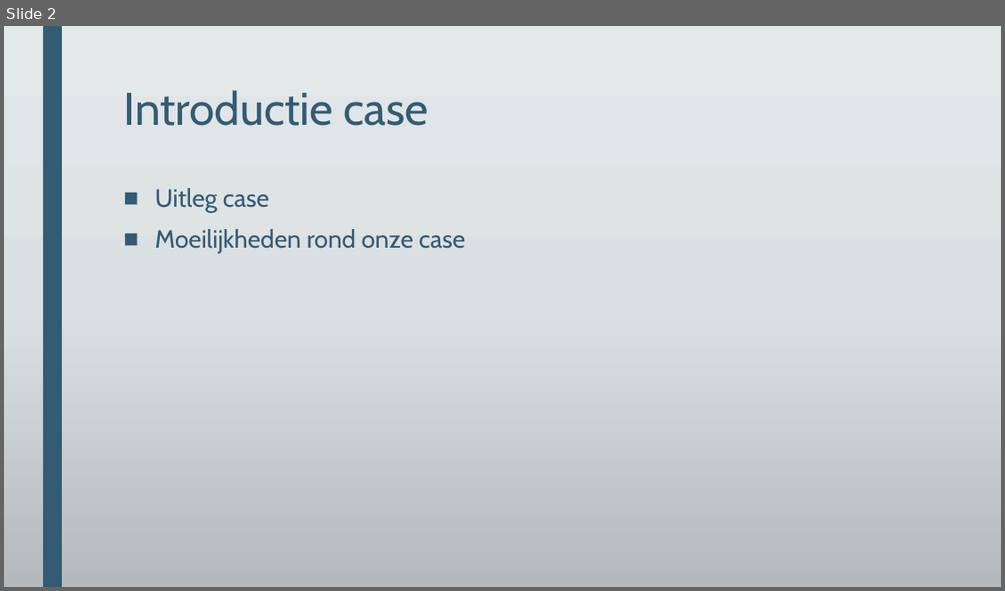
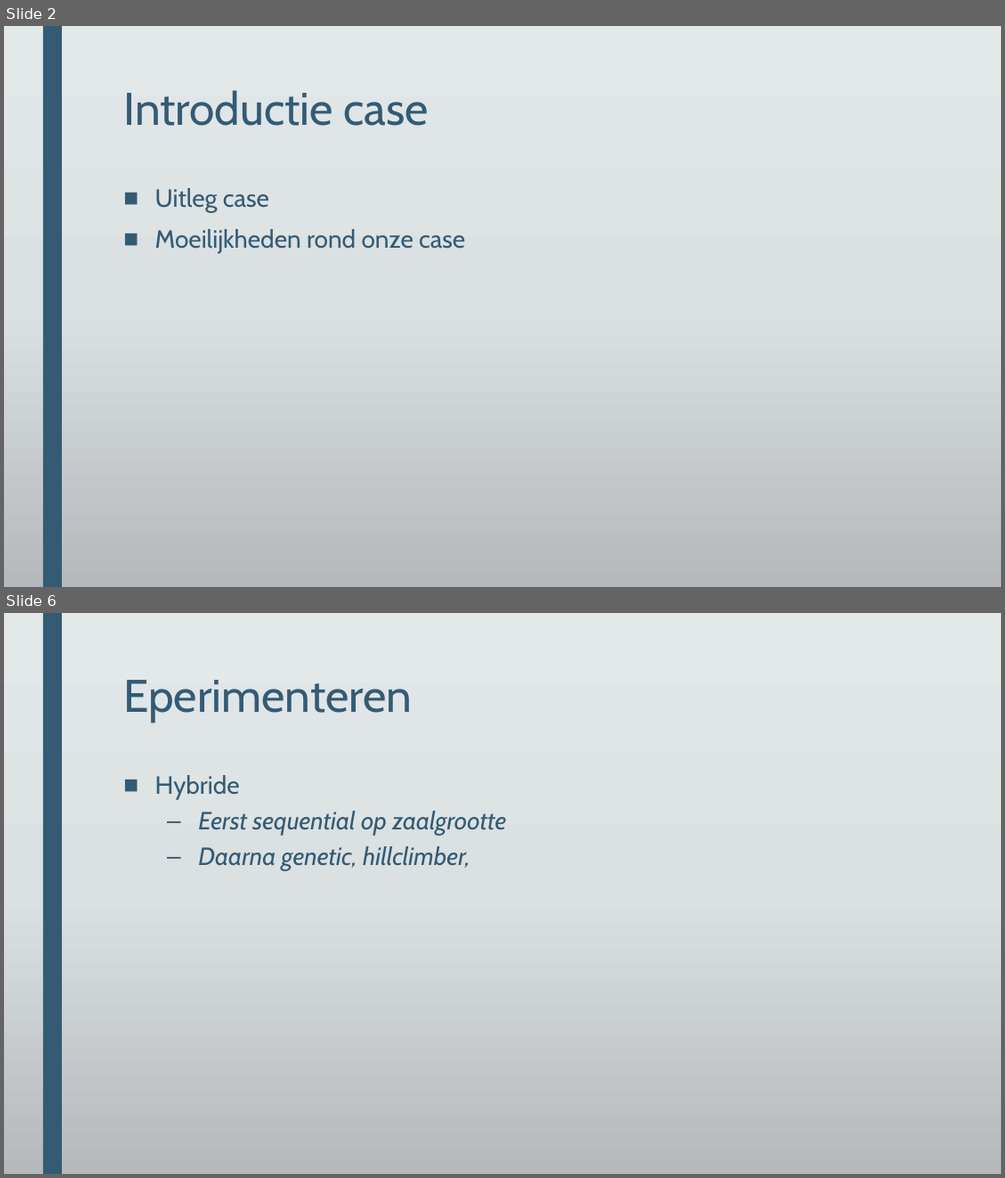
Before and after one commit to DeRoostermakers/Heuristieken, a slide deck: Presentaties/storyboard eindpresentatie.pptx. Shown one above the other, each under a label of ours: slide 2 before the commit, slides 2 and 6 after it; the slides between them are not shown. The pictures are 1005x591 and 1005x1178 pixels, drawn with LibreOffice and Linux fonts; fonts in the diff are those of the drawing; background and template pictures are left out. Boxes give left, top, right and bottom in pixels: in the first picture for what was removed or moved away, otherwise in the second. Text is boxed around its words. In the diff, an @@ line names an element or a change of style, - is before the commit and + after.

```diff
--- a/Presentaties/storyboard eindpresentatie.pptx
+++ b/Presentaties/storyboard eindpresentatie.pptx
@@ slide 6 added at [4,613,1001,1174], background gradient #E3E8EA to #DCE0E2 to #B6BABC; not listed: 1 template element that a slide beside it also shows @@
@@ title added at [123,680,412,722], 44 pt, text #335B74 @@
+Eperimenteren
@@ text added at [155,775,506,870], 24 pt, text #335B74, italic @@
+■ Hybride
+  – Eerst sequential op zaalgrootte
+  – Daarna genetic, hillclimber,
```
Also in this commit, not shown: 5 other slides added, 2 other files.
